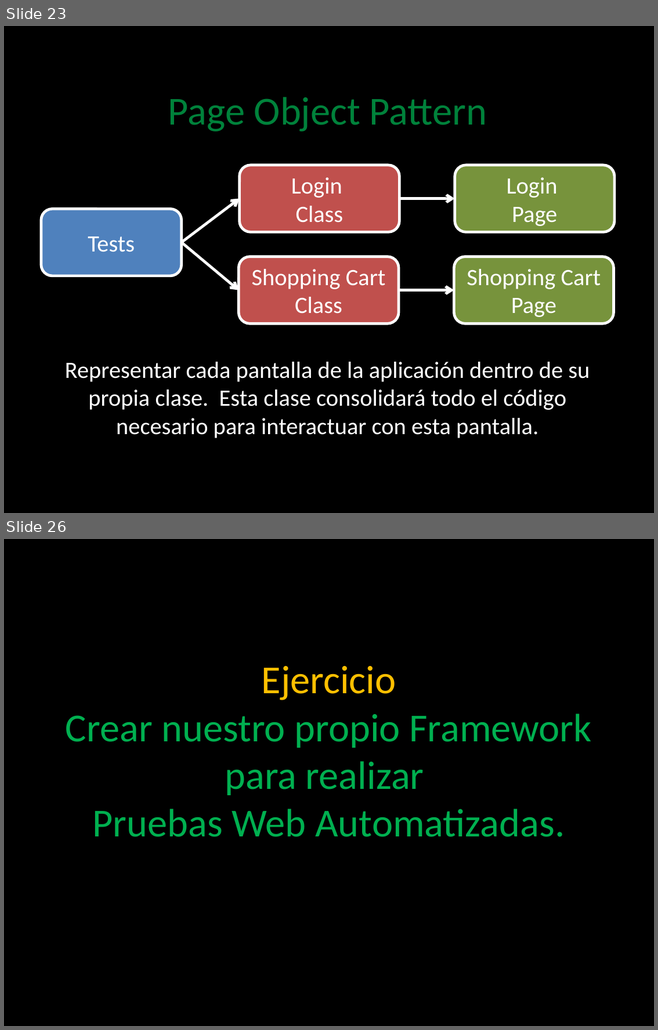
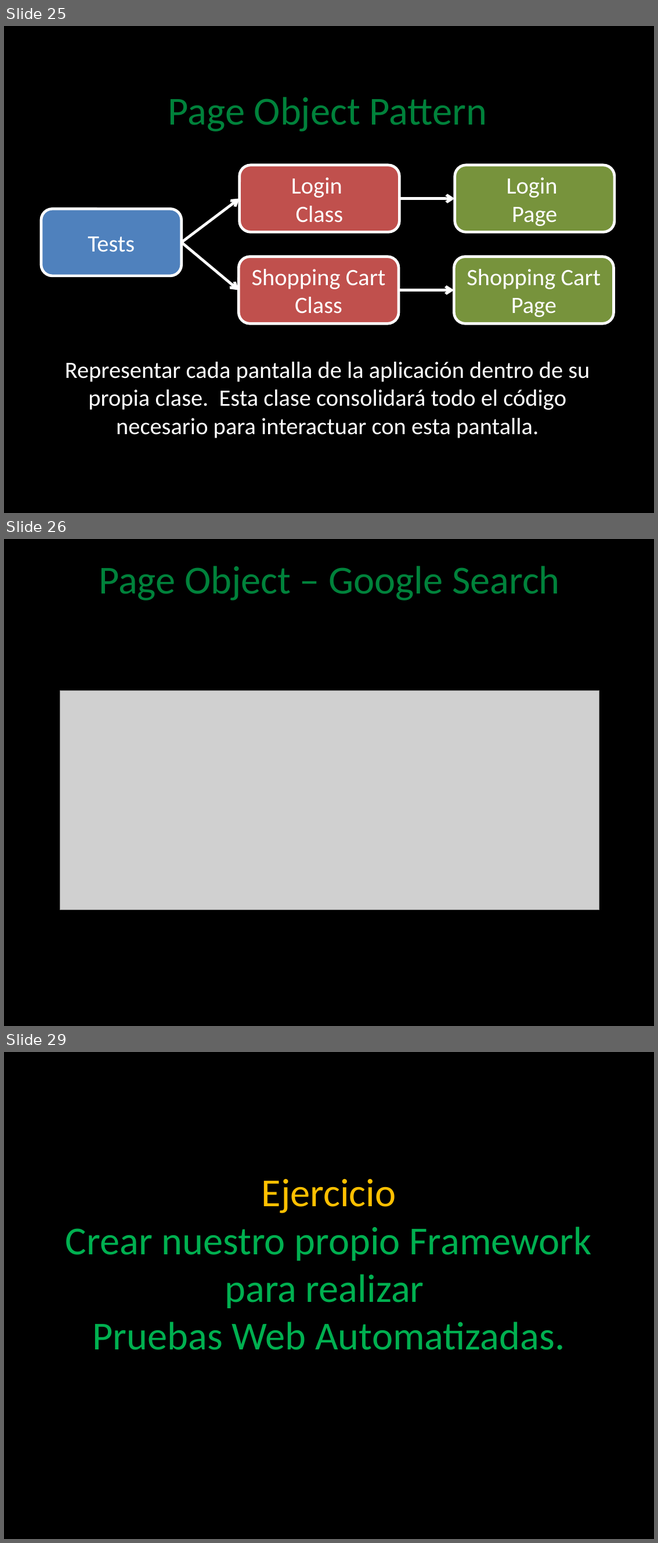
Before and after one commit to angelnunezsalazar/Test-Automation-Java, a slide deck: Diapositivas/5. Web Testing.pptx. Shown one above the other, each under a label of ours: slides 23 and 26 before the commit, slides 25, 26 and 29 after it; the slides between them are not shown. The pictures are 658x1030 and 658x1543 pixels, drawn with LibreOffice and Linux fonts; fonts in the diff are those of the drawing; grey boxes stand for pictures; background and template pictures are left out. Boxes give left, top, right and bottom in pixels: in the first picture for what was removed or moved away, otherwise in the second. Text is boxed around its words. In the diff, an @@ line names an element or a change of style, - is before the commit and + after.

```diff
--- a/Diapositivas/5. Web Testing.pptx
+++ b/Diapositivas/5. Web Testing.pptx
@@ slide 26 added at [4, 539, 654, 1026], background picture (left out) @@
@@ title added at [99, 566, 560, 600], 44 pt, text #00823B @@
+Page Object – Google Search
@@ picture added at [60, 690, 598, 910] @@
@@ what was slide 23 is now slide 25 @@
@@ what was slide 26 is now slide 29 @@
```
Also in this commit, not shown: 2 slides changed, 2 other slides added, 4 other files.
